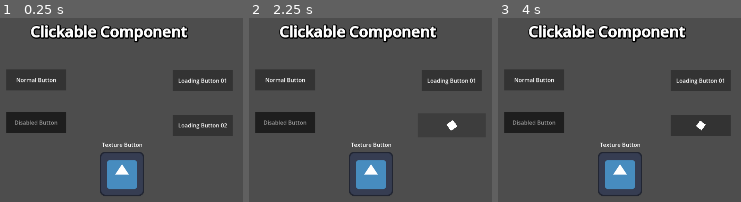
Above: before the commit, frames 1-3 (left to right).
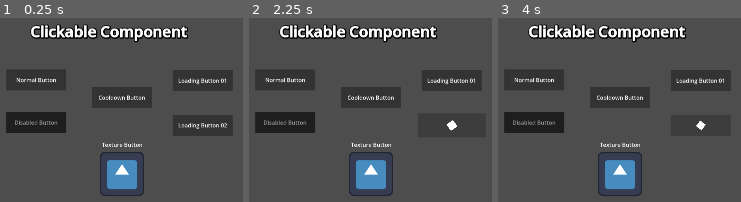
Above: after the commit, the same moments.

Repository: NgocHai220998/Godot-Sample
Game: Godot game, scene res://GUI/components/clickable_component/showcase/showcase.tscn
Same seed, same stepped clock (60 frames per second), same inputs: the game is played once before the commit and once after it. The engine's default icon, where the game draws it, is replaced by a stand-in: a white triangle on a blue panel in a dark square.
Inputs (mouse positions are in pixels of both pictures, inside the frame that each line leads up to):
- Up to frame 1 (0.25 s): no input
- Up to frame 2 (2.25 s): tap Enter at 0.5, 2 s; move the mouse to (outside the picture) at 0.52 s; click (outside the picture) at 0.67 s; tap Space at 1.25 s; move the mouse to (outside the picture) at 1.27 s; click (outside the picture) at 1.42 s; move the mouse to (438, 133) at 2.02 s; click (438, 133) at 2.17 s
- Up to frame 3 (4 s): tap Space at 2.75 s; move the mouse to (outside the picture) at 2.77 s; click (outside the picture) at 2.92 s; tap Enter at 3.5 s; move the mouse to (outside the picture) at 3.52 s; click (outside the picture) at 3.67 s

The runs differ from the first frame. In frame 1, 2.7% of the frame differs, in the area x 37-63%, y 37-49%; in frame 2, 2.7%; in frame 3, 2.7%.

Commit message:
feat: add click cooldown to prevent double-clicking and spamming

Diff:
--- a/GUI/components/clickable_component/clickable_component.gd
+++ b/GUI/components/clickable_component/clickable_component.gd
@@ -25,6 +25,7 @@
 		disabled = value
 		_update_visual_state()
 @export var disabled_modulate: Color = Color(0.6, 0.6, 0.6, 1.0)
+@export var click_cooldown: float = 0.15
 
 @export_group("Loading")
 @export var loading_enabled: bool = false
@@ -47,8 +48,8 @@
 @export var sfx_fail: FakeSoundManager.SoundFX = FakeSoundManager.SoundFX.NONE
 
 
-
 var _loading: bool = false
+var _click_locked: bool = false # FEATURE: Khóa click tạm thời
 var _tween: Tween
 
 func _ready() -> void:
@@ -63,8 +64,13 @@
 
 #region Input Handler
 func _on_click(event: InputEvent) -> void:
-	if _loading or disabled: return
+	if _loading or disabled or _click_locked: return
 	if not _is_press_event(event): return
+
+	# Lock click if cooldown is set
+	if click_cooldown > 0:
+		_click_locked = true
+		get_tree().create_timer(click_cooldown).timeout.connect(_unlock_click)
 
 	_play_click_pop()
 
@@ -74,7 +80,7 @@
 
 		if loading_enabled:
 			_show_loading(true)
-			handler_node.call(method_name, Callable(self, "_on_action_done"))
+			handler_node.call(method_name, Callable(self , "_on_action_done"))
 		else:
 			clicked.emit()
 			handler_node.call(method_name)
@@ -86,7 +92,12 @@
 	_play_hover(true)
 
 func _on_hover_exited() -> void:
+	if _loading or disabled: return
+
 	_play_hover(false)
+
+func _unlock_click() -> void:
+	_click_locked = false
 #endregion
 
 #region Callback Handler
--- a/GUI/components/clickable_component/showcase/showcase.tscn
+++ b/GUI/components/clickable_component/showcase/showcase.tscn
@@ -95,6 +95,37 @@
 handler_node = NodePath("../..")
 method_name = "_on_normal_clicked"
 
+[node name="CooldownButton" type="ColorRect" parent="." unique_id=1230025224]
+offset_left = 1104.0
+offset_top = 225.0
+offset_right = 1277.0
+offset_bottom = 286.0
+pivot_offset_ratio = Vector2(0.5, 0.5)
+mouse_filter = 1
+mouse_default_cursor_shape = 2
+color = Color(0.19973177, 0.19973174, 0.19973174, 1)
+
+[node name="Label" type="Label" parent="CooldownButton" unique_id=624984222]
+layout_mode = 1
+anchors_preset = 8
+anchor_left = 0.5
+anchor_top = 0.5
+anchor_right = 0.5
+anchor_bottom = 0.5
+offset_left = -20.0
+offset_top = -11.5
+offset_right = 20.0
+offset_bottom = 11.5
+grow_horizontal = 2
+grow_vertical = 2
+text = "Cooldown Button"
+
+[node name="ClickableComponent" parent="CooldownButton" unique_id=837389412 node_paths=PackedStringArray("target_node", "handler_node") instance=ExtResource("2_wmlli")]
+target_node = NodePath("..")
+handler_node = NodePath("../..")
+method_name = "_on_normal_clicked"
+click_cooldown = 1.0
+
 [node name="DisabledButton" type="ColorRect" parent="." unique_id=192142687]
 modulate = Color(0.6, 0.6, 0.6, 1)
 offset_left = 857.0
